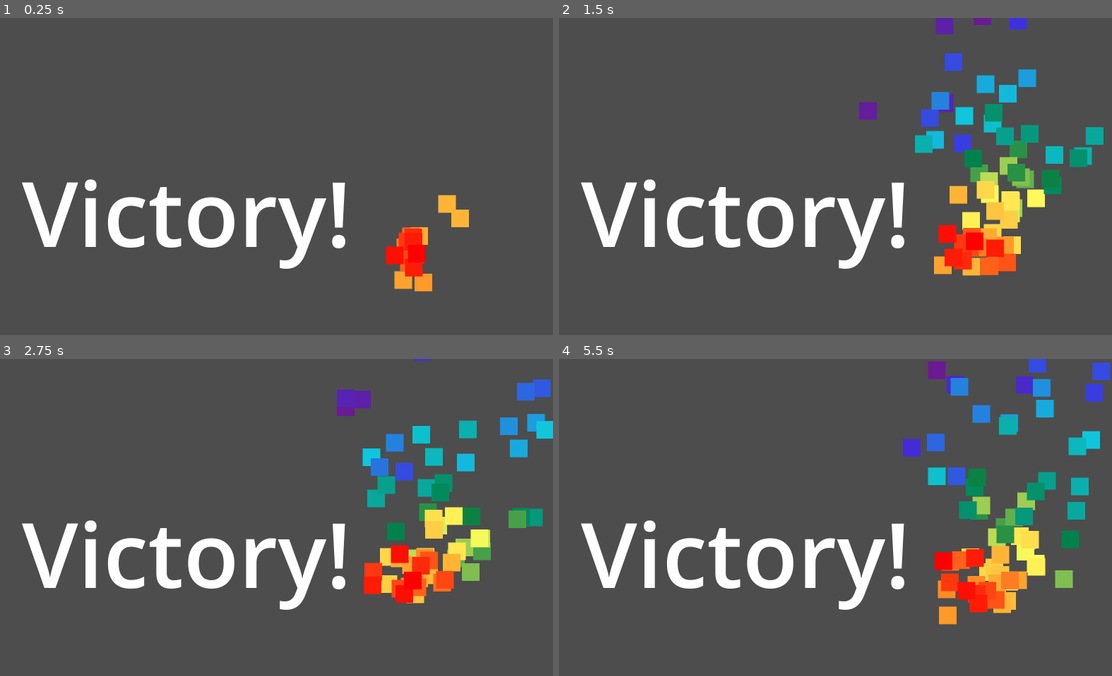
Above: before the commit, frames 1-4 (two rows, left to right).
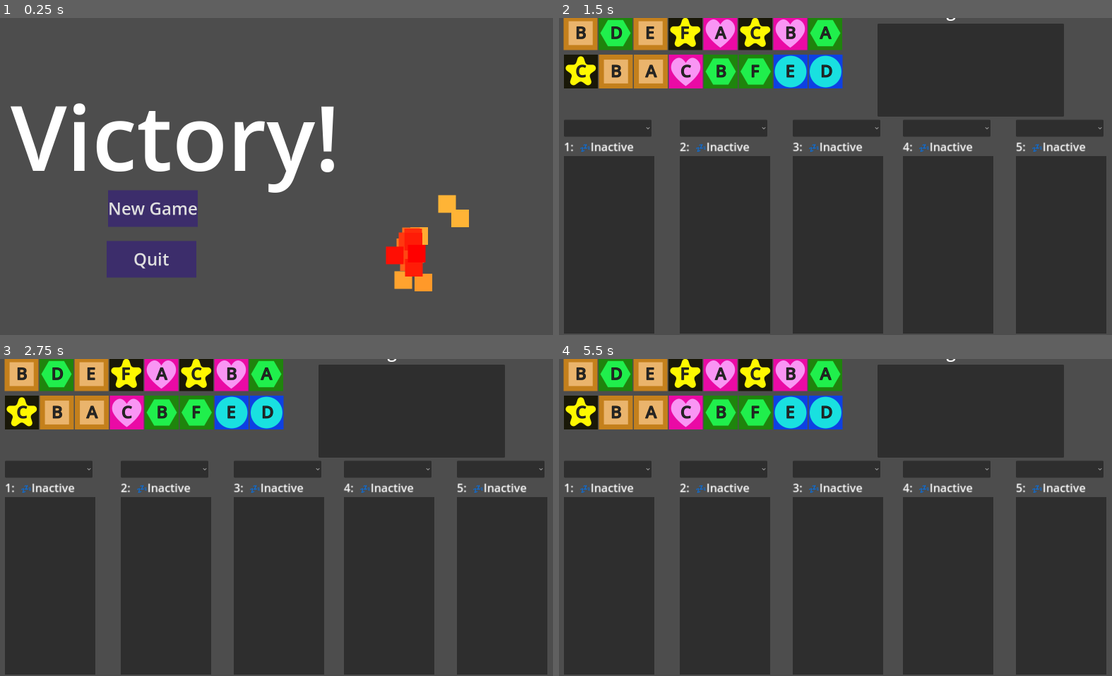
Above: after the commit, the same moments.

Repository: ninjacreeper47/Meriam-s-Trial
Game: Godot game, scene res://victory_celebration.tscn
Same seed, same stepped clock (60 frames per second), same inputs: the game is played once before the commit and once after it. This scene is started directly instead of the project's main scene.
Inputs (mouse positions are in pixels of both pictures, inside the frame that each line leads up to):
- Up to frame 1 (0.25 s): no input
- Up to frame 2 (1.5 s): click (713, 208) at 0.5 s, where only the run after the commit has a clickable "New Game"; click (581, 33) at 1.25 s, where only the run after the commit has a clickable "B"
- Up to frame 3 (2.75 s): click (55, 374) at 2 s, where only the run after the commit has a clickable "D"
- Up to frame 4 (5.5 s): click (653, 374) at 2.75 s, where only the run after the commit has a clickable "E"; click (686, 374) at 3.5 s, where only the run after the commit has a clickable "F"; click (719, 374) at 4.25 s, where only the run after the commit has a clickable "A"; click (758, 374) at 5 s, where only the run after the commit has a clickable "C"

The runs differ from the first frame. In frame 1, 12% of the frame differs, in the area x 1-63%, y 26-82%; in frame 2, 75%, in the area x 0-99%, y 0-100%; in frame 3, 74%; in frame 4, 74%.
Error in both runs: Invalid access to property or key 'Metal' on a base object of type 'Dictionary'. (res://alchemy.gd:107)

Commit message:
victory progress bars

Diff:
--- /dev/null
+++ b/ProgressBars.gd
@@ -0,0 +1,18 @@
+extends VBoxContainer
+
+
+# Called when the node enters the scene tree for the first time.
+func _ready():
+	pass # Replace with function body.
+
+
+# Called every frame. 'delta' is the elapsed time since the previous frame.
+func _process(delta):
+	_update_bars()
+
+func _update_bars():
+	get_child(0).get_child(0).value = alchemy.active_type_counts["Metal"]
+	get_child(1).get_child(0).value = alchemy.active_type_counts["Plant"]
+	get_child(2).get_child(0).value = alchemy.active_type_counts["Star"]
+	get_child(3).get_child(0).value = alchemy.active_type_counts["Water"]
+	get_child(4).get_child(0).value = alchemy.active_type_counts["Friendship"]
--- /dev/null
+++ b/ingame_menu.tscn
@@ -0,0 +1,33 @@
+[gd_scene load_steps=3 format=3 uid="uid://bt0ytr2vo3k77"]
+
+[ext_resource type="Script" path="res://IngameMenu.gd" id="1_36ssy"]
+
+[sub_resource type="StyleBoxFlat" id="StyleBoxFlat_0vaxm"]
+bg_color = Color(0.235294, 0.176471, 0.419608, 1)
+
+[node name="Menu" type="Panel"]
+visible = false
+script = ExtResource("1_36ssy")
+
+[node name="NewGameButton" type="Button" parent="."]
+layout_mode = 0
+offset_left = 188.0
+offset_top = 33.0
+offset_right = 442.0
+offset_bottom = 137.0
+theme_override_font_sizes/font_size = 48
+theme_override_styles/normal = SubResource("StyleBoxFlat_0vaxm")
+text = "New Game"
+
+[node name="QuitButton" type="Button" parent="."]
+layout_mode = 0
+offset_left = 184.0
+offset_top = 177.0
+offset_right = 438.0
+offset_bottom = 281.0
+theme_override_font_sizes/font_size = 48
+theme_override_styles/normal = SubResource("StyleBoxFlat_0vaxm")
+text = "Quit"
+
+[connection signal="pressed" from="NewGameButton" to="." method="_on_new_game_pressed"]
+[connection signal="pressed" from="QuitButton" to="." method="_on_quit_pressed"]
--- a/main.tscn
+++ b/main.tscn
@@ -1,14 +1,17 @@
-[gd_scene load_steps=9 format=3 uid="uid://cvya4rcawkcxg"]
+[gd_scene load_steps=14 format=3 uid="uid://cvya4rcawkcxg"]
 
 [ext_resource type="Script" path="res://screenshift.gd" id="1_tdfog"]
 [ext_resource type="PackedScene" uid="uid://xl4jsnrh5oll" path="res://research.tscn" id="2_57rww"]
 [ext_resource type="PackedScene" uid="uid://bq55k435edwi7" path="res://experiment_display.tscn" id="3_wqano"]
 [ext_resource type="Script" path="res://Storage.gd" id="4_ky610"]
-[ext_resource type="Script" path="res://IngameMenu.gd" id="5_ksgo2"]
+[ext_resource type="Texture2D" uid="uid://dtwgdtcecjwxr" path="res://Assets/Water.svg" id="5_2g8eu"]
+[ext_resource type="Texture2D" uid="uid://c3ev2fwar7q8r" path="res://Assets/Metal.svg" id="5_g43vu"]
+[ext_resource type="Script" path="res://ProgressBars.gd" id="5_uedx0"]
+[ext_resource type="Texture2D" uid="uid://ckmghjoqor5x7" path="res://Assets/Plant.svg" id="6_iq6j7"]
 [ext_resource type="PackedScene" uid="uid://sd0cyqy52ykw" path="res://meta_status.tscn" id="6_qwf21"]
-
-[sub_resource type="StyleBoxFlat" id="StyleBoxFlat_0vaxm"]
-bg_color = Color(0.235294, 0.176471, 0.419608, 1)
+[ext_resource type="Texture2D" uid="uid://p3thchowpw5y" path="res://Assets/Star.svg" id="7_mbdti"]
+[ext_resource type="Texture2D" uid="uid://bkw4b4xi8osu5" path="res://Assets/Friendship.svg" id="9_t62h7"]
+[ext_resource type="PackedScene" uid="uid://bt0ytr2vo3k77" path="res://ingame_menu.tscn" id="11_cjw6x"]
 
 [sub_resource type="LabelSettings" id="LabelSettings_tp21d"]
 font_size = 48
@@ -91,7 +94,6 @@
 offset_bottom = -64.0
 
 [node name="Alchemic Laws" type="TextEdit" parent="HelpContainer"]
-visible = false
 layout_mode = 2
 theme_override_font_sizes/font_size = 20
 text = "1. Can not have an equal amount of the same attribute
@@ -108,36 +110,142 @@
 [node name="Notes" type="TextEdit" parent="HelpContainer"]
 visible = false
 layout_mode = 2
-placeholder_text = "type anything you want here"
+placeholder_text = "type anything you want here ((does not persist between rrestarts)"
 drag_and_drop_selection_enabled = false
 
 [node name="Victory Progress" type="Panel" parent="HelpContainer"]
-layout_mode = 2
-
-[node name="Menu" type="Panel" parent="HelpContainer"]
 visible = false
 layout_mode = 2
-script = ExtResource("5_ksgo2")
-
-[node name="NewGameButton" type="Button" parent="HelpContainer/Menu"]
-layout_mode = 0
-offset_left = 188.0
-offset_top = 33.0
-offset_right = 442.0
-offset_bottom = 137.0
-theme_override_font_sizes/font_size = 48
-theme_override_styles/normal = SubResource("StyleBoxFlat_0vaxm")
-text = "New Game"
-
-[node name="QuitButton" type="Button" parent="HelpContainer/Menu"]
-layout_mode = 0
-offset_left = 184.0
-offset_top = 177.0
-offset_right = 438.0
-offset_bottom = 281.0
-theme_override_font_sizes/font_size = 48
-theme_override_styles/normal = SubResource("StyleBoxFlat_0vaxm")
-text = "Quit"
+
+[node name="ProgressBars" type="VBoxContainer" parent="HelpContainer/Victory Progress"]
+layout_mode = 0
+offset_left = 16.0
+offset_top = 97.0
+offset_right = 560.0
+offset_bottom = 313.0
+script = ExtResource("5_uedx0")
+
+[node name="MetalProgress" type="Control" parent="HelpContainer/Victory Progress/ProgressBars"]
+custom_minimum_size = Vector2(0, 40)
+layout_mode = 2
+
+[node name="ProgressBar" type="ProgressBar" parent="HelpContainer/Victory Progress/ProgressBars/MetalProgress"]
+custom_minimum_size = Vector2(0, 40)
+layout_mode = 2
+offset_left = 56.0
+offset_top = -31.0
+offset_right = 544.0
+offset_bottom = -4.0
+max_value = 16.0
+step = 1.0
+
+[node name="TextureRect" type="TextureRect" parent="HelpContainer/Victory Progress/ProgressBars/MetalProgress"]
+layout_mode = 0
+offset_top = -32.0
+offset_right = 40.0
+offset_bottom = 8.0
+texture = ExtResource("5_g43vu")
+expand_mode = 1
+
+[node name="PlantProgress" type="Control" parent="HelpContainer/Victory Progress/ProgressBars"]
+custom_minimum_size = Vector2(0, 40)
+layout_mode = 2
+
+[node name="ProgressBar" type="ProgressBar" parent="HelpContainer/Victory Progress/ProgressBars/PlantProgress"]
+custom_minimum_size = Vector2(0, 40)
+layout_mode = 2
+offset_left = 56.0
+offset_top = -31.0
+offset_right = 544.0
+offset_bottom = -4.0
+max_value = 16.0
+step = 1.0
+
+[node name="TextureRect" type="TextureRect" parent="HelpContainer/Victory Progress/ProgressBars/PlantProgress"]
+layout_mode = 0
+offset_top = -32.0
+offset_right = 40.0
+offset_bottom = 8.0
+texture = ExtResource("6_iq6j7")
+expand_mode = 1
+
+[node name="StarProgress" type="Control" parent="HelpContainer/Victory Progress/ProgressBars"]
+custom_minimum_size = Vector2(0, 40)
+layout_mode = 2
+
+[node name="ProgressBar" type="ProgressBar" parent="HelpContainer/Victory Progress/ProgressBars/StarProgress"]
+custom_minimum_size = Vector2(0, 40)
+layout_mode = 2
+offset_left = 56.0
+offset_top = -31.0
+offset_right = 544.0
+offset_bottom = -4.0
+max_value = 16.0
+step = 1.0
+
+[node name="TextureRect" type="TextureRect" parent="HelpContainer/Victory Progress/ProgressBars/StarProgress"]
+layout_mode = 0
+offset_top = -32.0
+offset_right = 40.0
+offset_bottom = 8.0
+texture = ExtResource("7_mbdti")
+expand_mode = 1
+
+[node name="WaterProgress" type="Control" parent="HelpContainer/Victory Progress/ProgressBars"]
+custom_minimum_size = Vector2(0, 40)
+layout_mode = 2
+
+[node name="ProgressBar" type="ProgressBar" parent="HelpContainer/Victory Progress/ProgressBars/WaterProgress"]
+custom_minimum_size = Vector2(0, 40)
+layout_mode = 2
+offset_left = 56.0
+offset_top = -31.0
+offset_right = 544.0
+offset_bottom = -4.0
+max_value = 16.0
+step = 1.0
+
+[node name="TextureRect" type="TextureRect" parent="HelpContainer/Victory Progress/ProgressBars/WaterProgress"]
+layout_mode = 0
+offset_top = -32.0
+offset_right = 40.0
+offset_bottom = 8.0
+texture = ExtResource("5_2g8eu")
+expand_mode = 1
+
+[node name="FriendshipProgress" type="Control" parent="HelpContainer/Victory Progress/ProgressBars"]
+custom_minimum_size = Vector2(0, 40)
+layout_mode = 2
+
+[node name="ProgressBar" type="ProgressBar" parent="HelpContainer/Victory Progress/ProgressBars/FriendshipProgress"]
+custom_minimum_size = Vector2(0, 40)
+layout_mode = 2
+offset_left = 56.0
+offset_top = -31.0
+offset_right = 544.0
+offset_bottom = -4.0
+max_value = 16.0
+step = 1.0
+
+[node name="TextureRect" type="TextureRect" parent="HelpContainer/Victory Progress/ProgressBars/FriendshipProgress"]
+layout_mode = 0
+offset_top = -32.0
+offset_right = 40.0
+offset_bottom = 8.0
+texture = ExtResource("9_t62h7")
+expand_mode = 1
+
+[node name="Label" type="Label" parent="HelpContainer/Victory Progress"]
+layout_mode = 0
+offset_left = 24.0
+offset_top = 1.0
+offset_right = 552.0
+offset_bottom = 57.0
+text = "1.All experiments must be stable
+2. Your experiments must contain all 16 of any ONE type"
+
+[node name="Menu" parent="HelpContainer" instance=ExtResource("11_cjw6x")]
+layout_mode = 2
 
 [node name="Storage" type="Control" parent="."]
 layout_mode = 3
@@ -168,9 +276,6 @@
 text = "Storage"
 label_settings = SubResource("LabelSettings_tp21d")
 
-[connection signal="pressed" from="HelpContainer/Menu/NewGameButton" to="HelpContainer/Menu" method="_on_new_game_pressed"]
-[connection signal="pressed" from="HelpContainer/Menu/QuitButton" to="HelpContainer/Menu" method="_on_quit_pressed"]
-
 [editable path="ExperimentDisplay2"]
 [editable path="ExperimentDisplay3"]
 [editable path="ExperimentDisplay4"]
--- a/victory_celebration.tscn
+++ b/victory_celebration.tscn
@@ -1,4 +1,6 @@
-[gd_scene load_steps=3 format=3 uid="uid://he48k77wuxff"]
+[gd_scene load_steps=4 format=3 uid="uid://he48k77wuxff"]
+
+[ext_resource type="PackedScene" uid="uid://bt0ytr2vo3k77" path="res://ingame_menu.tscn" id="1_gb8w6"]
 
 [sub_resource type="Gradient" id="Gradient_hq64r"]
 offsets = PackedFloat32Array(0, 0.18543, 0.377483, 0.523179, 0.682119, 0.86755, 1)
@@ -29,9 +31,17 @@
 
 [node name="Label" type="Label" parent="Control"]
 layout_mode = 0
-offset_left = 96.0
-offset_top = 376.0
-offset_right = 1028.0
-offset_bottom = 728.0
+offset_left = 64.0
+offset_top = 160.0
+offset_right = 996.0
+offset_bottom = 512.0
 text = "Victory!"
 label_settings = SubResource("LabelSettings_rwg0l")
+
+[node name="Menu" parent="Control" instance=ExtResource("1_gb8w6")]
+visible = true
+layout_mode = 0
+offset_left = 152.0
+offset_top = 456.0
+offset_right = 152.0
+offset_bottom = 456.0
